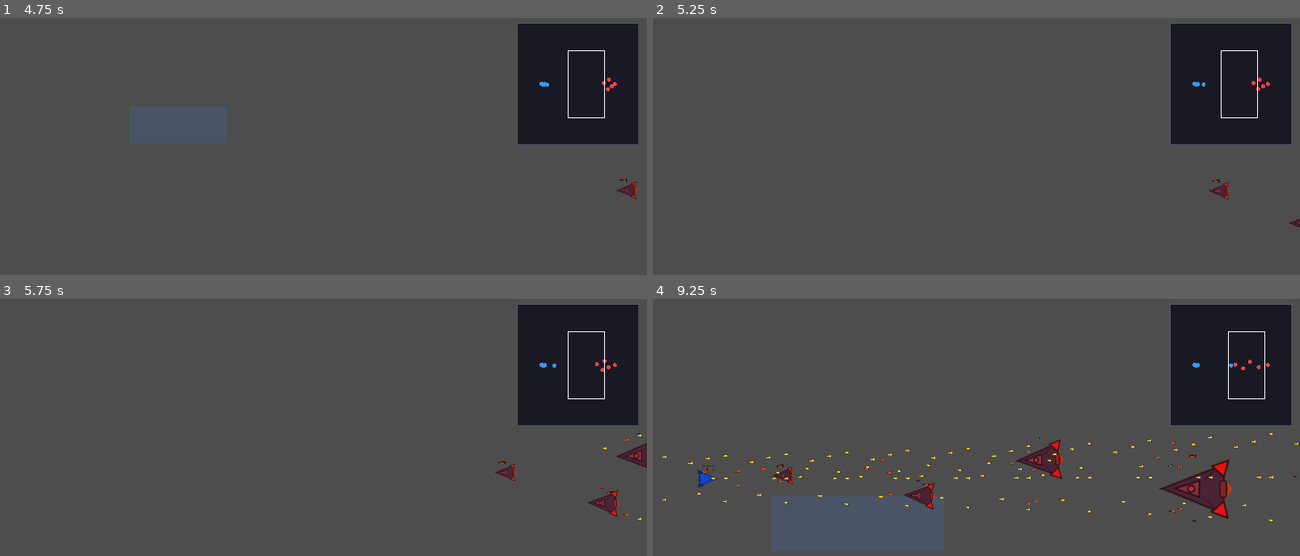
Above: before the commit, frames 1-4 (two rows, left to right).
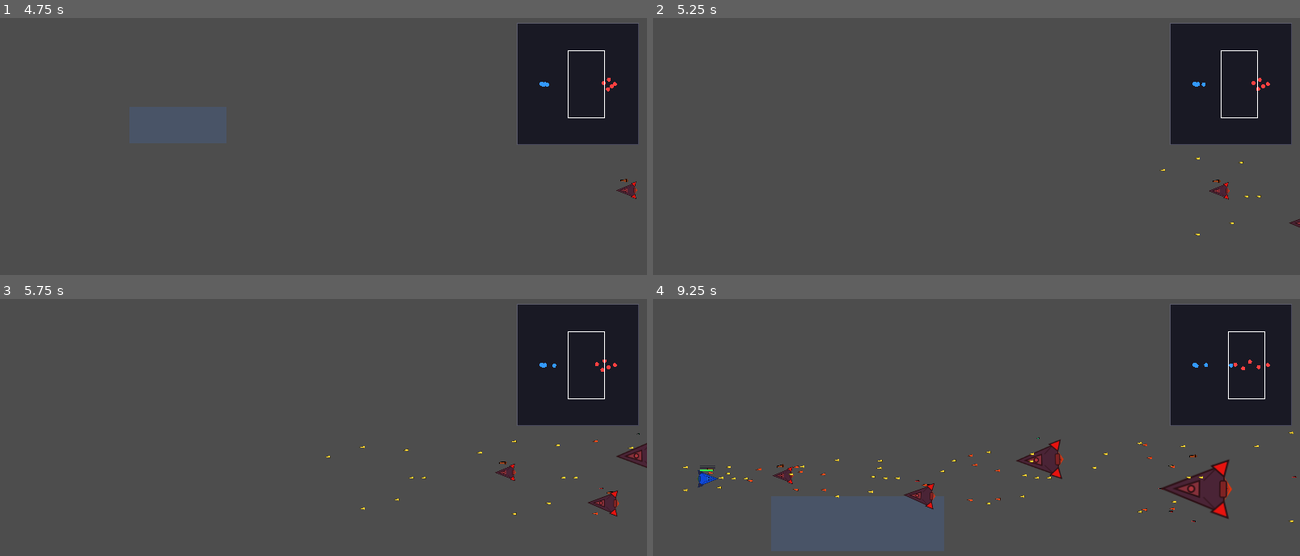
Above: after the commit, the same moments.

Repository: ZhanXuzhao/SpaceRTS
Game: Godot game, scene res://scenes/main.tscn
The game is run twice, just before and just after one commit, with the same random seed, the same clock (stepped at 60 frames per second) and the same inputs.
Inputs (mouse positions are in pixels of both pictures, inside the frame that each line leads up to):
- Up to frame 1 (4.75 s): tap Enter at 0.5, 4.25 s; move the mouse to (465, 179) at 0.52 s; hold W 0.53-1.25 s; tap R at 0.6 s; click (465, 179) at 0.67 s; tap Space at 1.25 s; drag from (194, 215) to (291, 269) at 1.27 s; move the mouse to (388, 118) at 2.02 s; hold W 2.03-2.75 s; tap H at 2.1 s; click (388, 118) at 2.17 s; drag from (291, 269) to (129, 143) at 2.77 s; move the mouse to (517, 251) at 3.52 s; hold A 3.53-4.25 s; tap 9 at 3.6 s; click (517, 251) at 3.67 s; drag from (129, 143) to (226, 105) at 4.27 s
- Up to frame 2 (5.25 s): move the mouse to (1008, 197) at 5.02 s; hold A from 5.03 s (still down); tap R at 5.1 s; click (1008, 197) at 5.17 s
- Up to frame 3 (5.75 s): keep holding A
- Up to frame 4 (9.25 s): release A at 5.75 s; drag from (879, 386) to (1293, 435) at 5.77 s; move the mouse to (1118, 460) at 6.52 s; hold W 6.53-7.25 s; tap H at 6.6 s; click (1118, 460) at 6.67 s; drag from (847, 496) to (1015, 478) at 7.27 s; move the mouse to (1041, 399) at 8.02 s; hold A 8.03-8.75 s; tap 9 at 8.1 s; click (1041, 399) at 8.17 s; drag from (944, 550) to (769, 496) at 8.77 s

Frame 1 is identical in both runs. In frame 2, less than 0.1% of the frame differs, in the area x 78-94%, y 54-85%; in frame 3, 0.1%; in frame 4, 0.9%, in the area x 1-100%, y 24-88%.

Commit message:
feat: 弹体寿命×1.1 + F键跟随 + 选中敌方 + 技能系统(加速/速射/减伤/跃迁) + HUD信息面板

Diff:
--- a/scripts/game_config.gd
+++ b/scripts/game_config.gd
@@ -19,7 +19,7 @@
 const BULLET_DAMAGE := 8.0
 const BULLET_RANGE := 1000.0
 const BULLET_COOLDOWN := 0.4
-const BULLET_MAX_SPEED := 600.0
+const BULLET_MAX_SPEED := 1500.0
 const BULLET_ACCELERATION := 3000.0
 const BULLET_MASS := 0.5
 const BULLET_SIZE := 3.0
@@ -30,7 +30,7 @@
 const MISSILE_DAMAGE := 25.0
 const MISSILE_RANGE := 1000.0
 const MISSILE_COOLDOWN := 1.2
-const MISSILE_MAX_SPEED := 500.0
+const MISSILE_MAX_SPEED := 600.0
 const MISSILE_ACCELERATION := 500.0
 const MISSILE_MASS := 2.0
 const MISSILE_SIZE := 6.0
--- /dev/null
+++ b/scripts/hud.gd
@@ -0,0 +1,111 @@
+extends Node2D
+
+var main: Node2D = null
+var font: Font = null
+
+func _ready() -> void:
+	font = ThemeDB.fallback_font
+
+func _process(_delta: float) -> void:
+	queue_redraw()
+
+func _draw() -> void:
+	if main == null:
+		return
+	var sel = main._selected_units
+	if sel.size() != 1:
+		# 选中 0 个或多个单位时不显示
+		return
+
+	var unit = sel[0]
+	if not is_instance_valid(unit) or unit.hull <= 0:
+		return
+
+	var vsize = get_viewport().get_visible_rect().size
+
+	# ---- 左下角：单位信息面板 ----
+	var info_x = 10.0
+	var info_y = vsize.y - 160.0
+	var team_str = "蓝队" if unit.team == Unit.Team.BLUE else "红队"
+	var class_names = ["无人机", "护卫舰", "驱逐舰", "巡洋舰", "战列舰"]
+	var cls = class_names[Unit._ship_class_tier(unit.class_type)]
+
+	var lines = [
+		team_str + " " + cls,
+		"速度: " + str(int(unit.speed * unit._speed_mult)),
+		"护盾: " + str(int(unit.shield)) + "/" + str(int(unit.max_shield)),
+		"结构: " + str(int(unit.hull)) + "/" + str(int(unit.max_hull)),
+		"武器: " + _get_weapon_summary(unit),
+	]
+	var line_h = 14.0
+	for i in range(lines.size()):
+		font.draw_string(get_canvas_item(), Vector2(info_x, info_y + i * line_h),
+			lines[i], HORIZONTAL_ALIGNMENT_LEFT, -1, 12, Color.WHITE)
+
+	# ---- 右下角：技能按钮（仅友方） ----
+	if unit.team != Unit.Team.BLUE:
+		return
+
+	var btn_size = 48.0
+	var gap = 4.0
+	var start_x = vsize.x - btn_size * 4 - gap * 3 - 10
+	var start_y = vsize.y - btn_size - 10
+	var skill_names = ["加速", "速射", "减伤", "跃迁"]
+	var skill_colors = [
+		Color(0.2, 0.6, 1.0),
+		Color(1.0, 0.4, 0.2),
+		Color(0.2, 1.0, 0.3),
+		Color(0.8, 0.3, 1.0),
+	]
+
+	for i in range(4):
+		# 战列舰专属第 4 个技能
+		if i == 3 and unit.class_type != Unit.ShipClass.BATTLESHIP:
+			continue
+		var bx = start_x + i * (btn_size + gap)
+		var by = start_y
+		var cd = unit._skill_cooldowns[i]
+		var active = unit._skill_timers[i] > 0
+		var color = skill_colors[i].darkened(0.5) if cd > 0 else (skill_colors[i].lightened(0.3) if active else skill_colors[i])
+		draw_rect(Rect2(bx, by, btn_size, btn_size), color, true)
+		draw_rect(Rect2(bx, by, btn_size, btn_size), Color(0.2, 0.2, 0.2, 0.6), false, 1.0)
+		font.draw_string(get_canvas_item(), Vector2(bx + 6, by + 20),
+			skill_names[i], HORIZONTAL_ALIGNMENT_LEFT, -1, 10, Color.WHITE)
+		if cd > 0:
+			font.draw_string(get_canvas_item(), Vector2(bx + 6, by + 42),
+				str(ceil(cd)), HORIZONTAL_ALIGNMENT_LEFT, -1, 10, Color(1.0, 0.8, 0.2))
+
+func _input(event: InputEvent) -> void:
+	if not event is InputEventMouseButton or not event.pressed or event.button_index != MOUSE_BUTTON_LEFT:
+		return
+	if main == null or main._selected_units.size() != 1:
+		return
+	var unit = main._selected_units[0]
+	if not is_instance_valid(unit) or unit.team != Unit.Team.BLUE:
+		return
+
+	var vsize = get_viewport().get_visible_rect().size
+	var btn_size = 48.0
+	var gap = 4.0
+	var start_x = vsize.x - btn_size * 4 - gap * 3 - 10
+	var start_y = vsize.y - btn_size - 10
+	var mpos = event.position
+
+	for i in range(4):
+		if i == 3 and unit.class_type != Unit.ShipClass.BATTLESHIP:
+			continue
+		var bx = start_x + i * (btn_size + gap)
+		var by = start_y
+		var rect = Rect2(bx, by, btn_size, btn_size)
+		if rect.has_point(mpos):
+			unit.activate_skill(i)
+			return
+
+func _get_weapon_summary(unit: Unit) -> String:
+	var names = []
+	for w in unit._slot_weapons:
+		if w != null:
+			var wn = w.get_display_name()
+			if wn not in names:
+				names.append(wn)
+	return ", ".join(names)
--- a/scripts/main.gd
+++ b/scripts/main.gd
@@ -37,6 +37,7 @@
 var _camera: Camera2D
 var _zoom_target: float = 1.0
 var _minimap_node: Node2D
+var _follow_unit: Unit = null  # F 键跟随目标
 
 # ----- 游戏结束状态 -----
 var _game_over: bool = false
@@ -83,6 +84,16 @@
 	_overlay.process_mode = Node.PROCESS_MODE_ALWAYS
 	add_child(_overlay)
 	_overlay.visible = false
+
+	# ---- HUD CanvasLayer（信息面板 + 技能按钮） ----
+	var hud_layer = CanvasLayer.new()
+	hud_layer.name = "HudLayer"
+	add_child(hud_layer)
+	var hud = Node2D.new()
+	hud.name = "Hud"
+	hud.set_script(preload("res://scripts/hud.gd"))
+	hud.main = self
+	hud_layer.add_child(hud)
 
 	_spawn_units()
 
@@ -127,6 +138,12 @@
 
 	# ---- 相机平滑缩放 ----
 	_camera.zoom = _camera.zoom.lerp(Vector2(_zoom_target, _zoom_target), delta * 8.0)
+
+	# ---- 镜头跟随 ----
+	if _follow_unit != null and is_instance_valid(_follow_unit) and _follow_unit.hull > 0:
+		_camera.position = _camera.position.lerp(_follow_unit.global_position, delta * 5.0)
+	elif _follow_unit != null:
+		_follow_unit = null
 
 	# ---- 更新小地图 ----
 	_minimap_node.units = _units
@@ -352,6 +369,10 @@
 
 func _handle_right_click(screen_pos: Vector2) -> void:
 	var world_pos = _screen_to_world(screen_pos)
+	# 不能控制敌方单位
+	for u in _selected_units:
+		if u.team != Unit.Team.BLUE:
+			return
 	var enemy = _find_enemy_at_world(world_pos)
 	for unit in _selected_units:
 		if not is_instance_valid(unit) or unit.hull <= 0:
@@ -480,7 +501,7 @@
 	if drag_rect.size.length() < 10.0:
 		var click_world = _drag_start
 		for unit in _units:
-			if unit.team != Unit.Team.BLUE:
+			if unit.hull <= 0:
 				continue
 			var size = unit.collision_shape.shape.size
 			var half = size / 2
--- a/scripts/unit.gd
+++ b/scripts/unit.gd
@@ -25,6 +25,16 @@
 var _weapon_range_mult: float = 1.0
 ## 控制组编号（-1 = 未编组）
 var control_group: int = -1
+
+# ----- 技能系统 -----
+var _skill_cooldowns: Array[float] = [0.0, 0.0, 0.0, 0.0]  # 加速/攻速/减伤/跃迁
+var _speed_mult: float = 1.0
+var _attack_speed_mult: float = 1.0
+var _damage_taken_mult: float = 1.0
+var _skill_timers: Array[float] = [0.0, 0.0, 0.0, 0.0]
+const SKILL_CD: float = 12.0
+const SKILL_DURATION: float = 10.0
+
 ## 尺寸倍率 (×1.5^_tier)
 var _size_mult: float = 1.0
 ## 缩放后的槽位偏移
@@ -142,6 +152,7 @@
 
 func _process(delta: float) -> void:
 	_update_cooldowns(delta)
+	_update_skill_timers(delta)
 	_update_shield(delta)
 	_update_target()
 	_update_turrets(delta)
@@ -154,8 +165,22 @@
 
 
 func _update_cooldowns(delta: float) -> void:
+	var cd_rate = delta * _attack_speed_mult
 	for i in range(slot_count):
-		_slot_cooldowns[i] = max(0.0, _slot_cooldowns[i] - delta)
+		_slot_cooldowns[i] = max(0.0, _slot_cooldowns[i] - cd_rate)
+	for i in range(4):
+		_skill_cooldowns[i] = max(0.0, _skill_cooldowns[i] - delta)
+
+
+func _update_skill_timers(delta: float) -> void:
+	for i in range(4):
+		if _skill_timers[i] > 0:
+			_skill_timers[i] -= delta
+			if _skill_timers[i] <= 0:
+				match i:
+					0: _speed_mult = 1.0
+					1: _attack_speed_mult = 1.0
+					2: _damage_taken_mult = 1.0
 
 
 func _update_shield(delta: float) -> void:
@@ -362,7 +387,7 @@
 
 	# 寿命 = 有效射程 / 弹体速度（确保子弹能飞到最大射程）
 	var effective_range = w.range * _weapon_range_mult
-	var lifetime = effective_range / max(w.projectile_speed, 1.0) * 1.5
+	var lifetime = effective_range / max(w.projectile_speed, 1.0) * 1.1
 
 	proj.setup({
 		"max_speed": w.projectile_speed,
@@ -388,7 +413,7 @@
 		return
 
 	var direction = (_target_position - global_position).normalized()
-	var desired_velocity = direction * speed
+	var desired_velocity = direction * speed * _speed_mult
 
 	var separation = Vector2.ZERO
 	const SEPARATION_RADIUS: float = 80.0
@@ -477,7 +502,28 @@
 	return nearest
 
 
+func activate_skill(slot: int) -> void:
+	if _skill_cooldowns[slot] > 0:
+		return
+	_skill_cooldowns[slot] = SKILL_CD
+	match slot:
+		0:
+			_speed_mult = 2.0
+			_skill_timers[0] = SKILL_DURATION
+		1:
+			_attack_speed_mult = 2.0
+			_skill_timers[1] = SKILL_DURATION
+		2:
+			_damage_taken_mult = 0.5
+			_skill_timers[2] = SKILL_DURATION
+		3:
+			if class_type == ShipClass.BATTLESHIP:
+				var dir = Vector2.RIGHT.rotated(_sprite.rotation)
+				global_position += dir * 1000.0
+
+
 func take_damage(amount: float, attacker: Unit = null) -> void:
+	amount *= _damage_taken_mult
 	# 护盾先吸收伤害
 	if shield > 0.0:
 		var absorbed = min(shield, amount)
